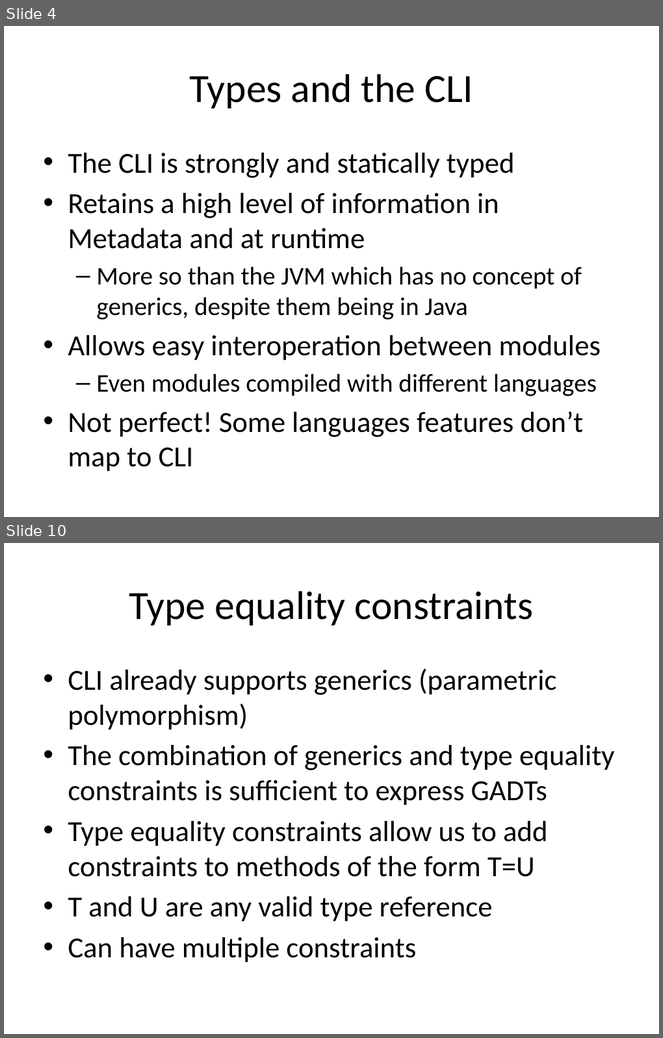
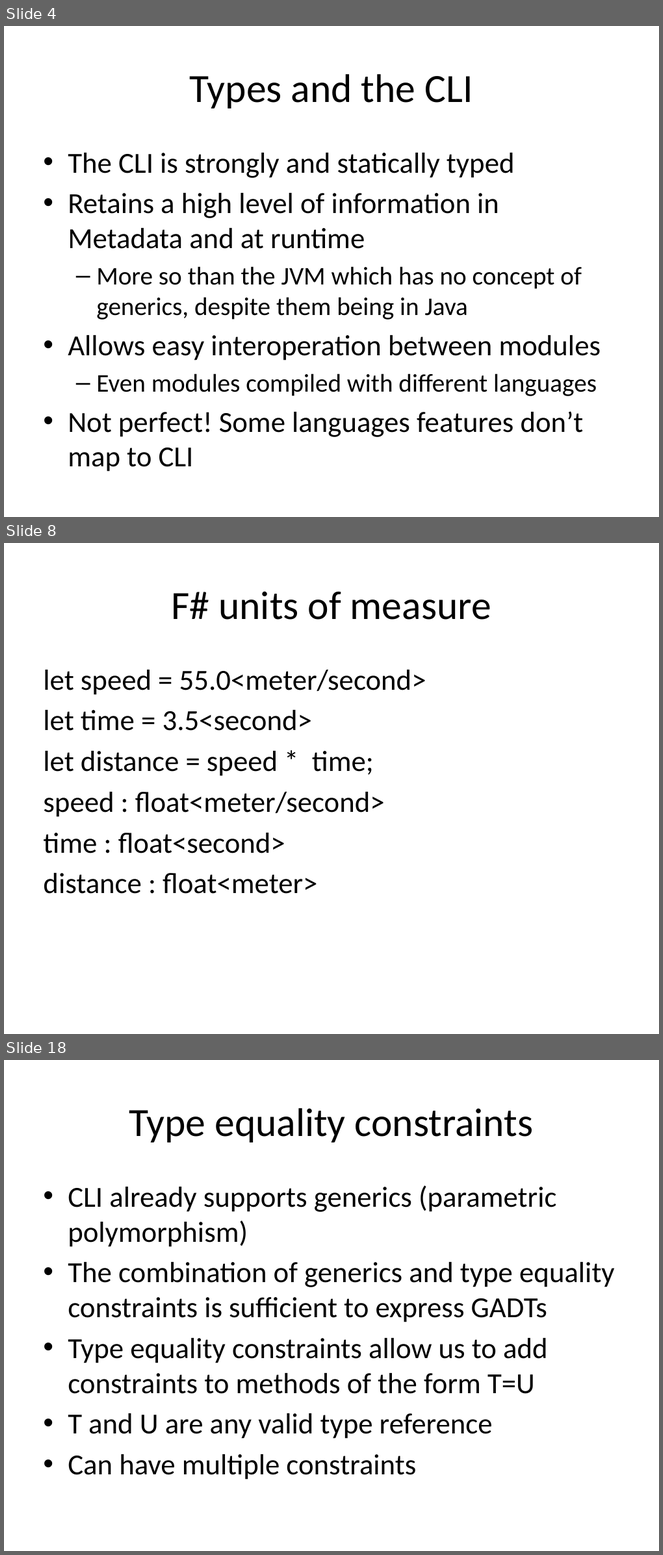
Before and after one commit to Frassle/Imperial-FYP, a slide deck: draftPresenation.pptx. Shown one above the other, each under a label of ours: slides 4 and 10 before the commit, slides 4, 8 and 18 after it; the slides between them are not shown. The pictures are 663x1038 and 663x1555 pixels, drawn with LibreOffice and Linux fonts; fonts in the diff are those of the drawing. Boxes give left, top, right and bottom in pixels: in the first picture for what was removed or moved away, otherwise in the second. Text is boxed around its words. In the diff, an @@ line names an element or a change of style, - is before the commit and + after.

```diff
--- a/draftPresenation.pptx
+++ b/draftPresenation.pptx
@@ slide 8 added at (4, 543, 659, 1034), background #FFFFFF @@
@@ title added at (171, 591, 492, 620), 44 pt, text #000000 @@
+F# units of measure
@@ text added at (43, 670, 426, 894), 32 pt, text #000000 @@
+let speed = 55.0<meter/second>
+let time = 3.5<second>
+let distance = speed * time;
+speed : float<meter/second>
+time : float<second>
+distance : float<meter>
@@ what was slide 10 is now slide 18 @@
```
Also in this commit, not shown: 1 slide changed, 11 other slides added.
